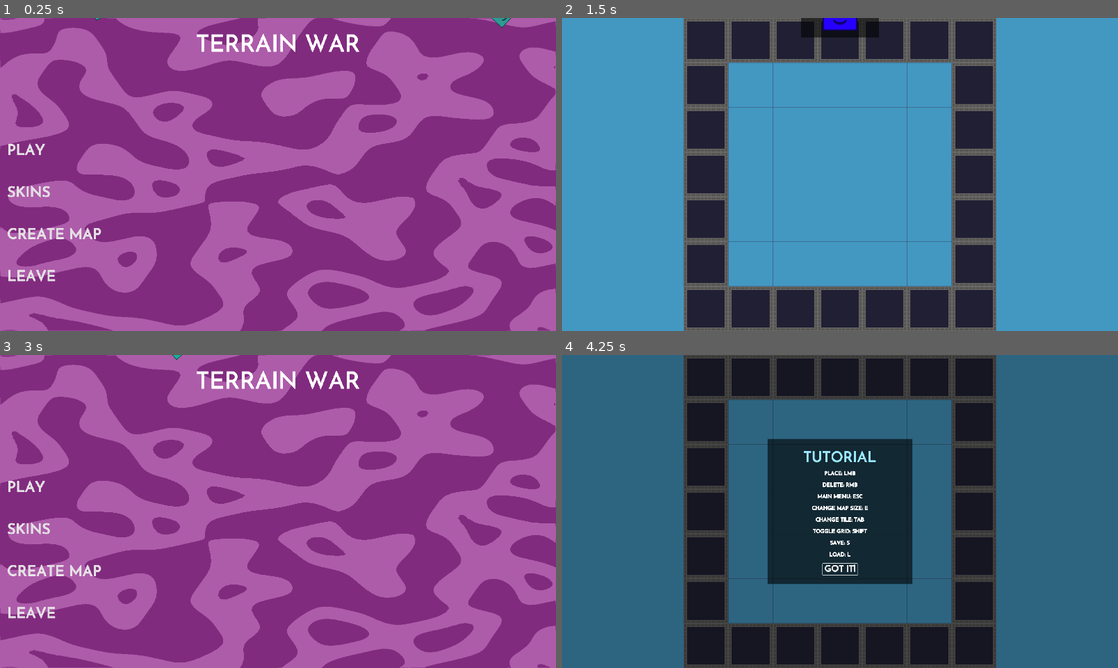
Above: before the commit, frames 1-4 (two rows, left to right).
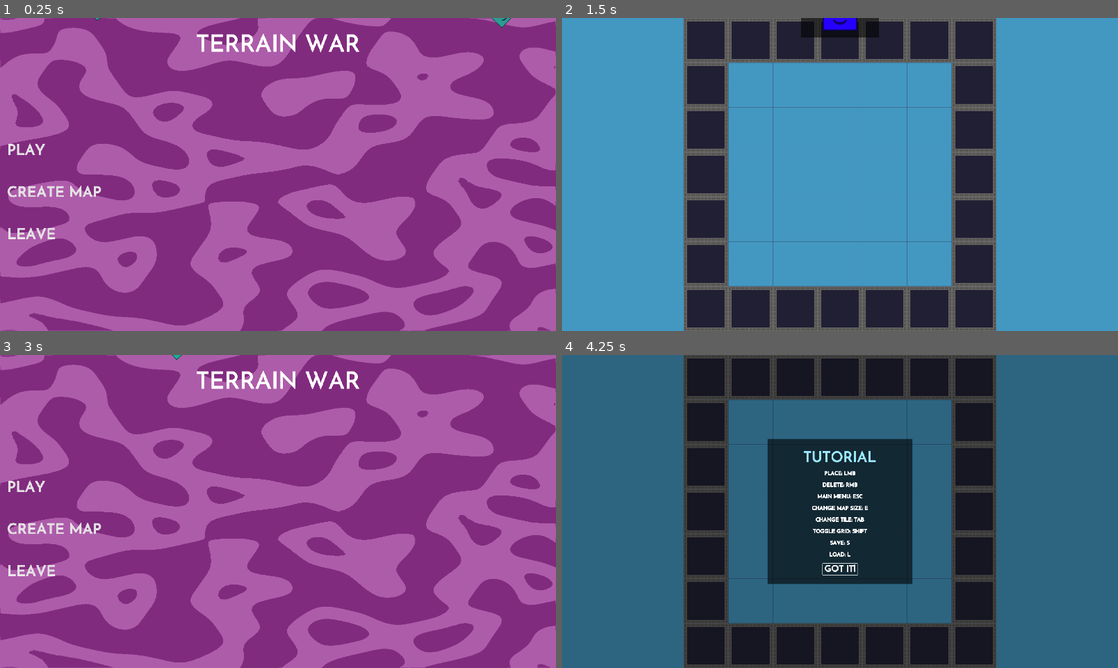
Above: after the commit, the same moments.

Repository: VoidScientist/Terrain-War
Game: Godot game, scene res://scenes/main_menu.tscn
Two runs of this game, one before a commit and one after it. Both use one fixed random seed, a clock stepped at 60 frames per second and the inputs below.
Inputs (mouse positions are in pixels of both pictures, inside the frame that each line leads up to):
- Up to frame 1 (0.25 s): no input
- Up to frame 2 (1.5 s): click "CREATE MAP" at 0.5 s; click "GOT IT!" at 1.25 s
- Up to frame 3 (3 s): move the mouse to (400, 495) at 2.02 s; press the mouse at (400, 495) at 2.03 s; tap Enter at 2.75 s; move the mouse to (166, 527) at 2.77 s; release the mouse at (166, 527) at 2.78 s; hold Escape (back_to_menu) from 2.78 s (still down); tap Tab (change_cell) at 2.85 s
- Up to frame 4 (4.25 s): click (728, 527) at 3.05 s; release Escape (back_to_menu) at 3.5 s; click "CREATE MAP" at 3.5 s

The runs differ from the first frame. In frame 1, 0.8% of the frame differs, in the area x 1-19%, y 53-85%; in frame 2, nothing differs; in frame 3, 0.8%; in frame 4, nothing differs.

Commit message:
hid skin button
it'll stay hidden until everything is cleaned up

Diff:
--- a/scenes/main_menu.tscn
+++ b/scenes/main_menu.tscn
@@ -123,6 +123,7 @@
 icon_align = 1
 
 [node name="skin_button" type="Button" parent="MAINPART/buttons/VBoxContainer"]
+visible = false
 margin_top = 145.0
 margin_right = 530.0
 margin_bottom = 215.0
@@ -140,25 +141,25 @@
 icon_align = 1
 
 [node name="create_button" type="Button" parent="MAINPART/buttons/VBoxContainer"]
+margin_top = 145.0
+margin_right = 530.0
+margin_bottom = 215.0
+rect_min_size = Vector2( 0, 70 )
+focus_mode = 0
+custom_colors/font_color_hover = Color( 0.564706, 0.552941, 0.670588, 1 )
+custom_colors/font_color_pressed = Color( 0.239216, 0.239216, 0.239216, 1 )
+custom_fonts/font = ExtResource( 2 )
+custom_styles/hover = SubResource( 1 )
+custom_styles/normal = SubResource( 2 )
+enabled_focus_mode = 0
+text = "CREATE MAP"
+flat = true
+align = 0
+
+[node name="leave_game" type="Button" parent="MAINPART/buttons/VBoxContainer"]
 margin_top = 290.0
 margin_right = 530.0
 margin_bottom = 360.0
-rect_min_size = Vector2( 0, 70 )
-focus_mode = 0
-custom_colors/font_color_hover = Color( 0.564706, 0.552941, 0.670588, 1 )
-custom_colors/font_color_pressed = Color( 0.239216, 0.239216, 0.239216, 1 )
-custom_fonts/font = ExtResource( 2 )
-custom_styles/hover = SubResource( 1 )
-custom_styles/normal = SubResource( 2 )
-enabled_focus_mode = 0
-text = "CREATE MAP"
-flat = true
-align = 0
-
-[node name="leave_game" type="Button" parent="MAINPART/buttons/VBoxContainer"]
-margin_top = 435.0
-margin_right = 530.0
-margin_bottom = 505.0
 rect_min_size = Vector2( 0, 70 )
 focus_mode = 0
 theme = SubResource( 3 )
